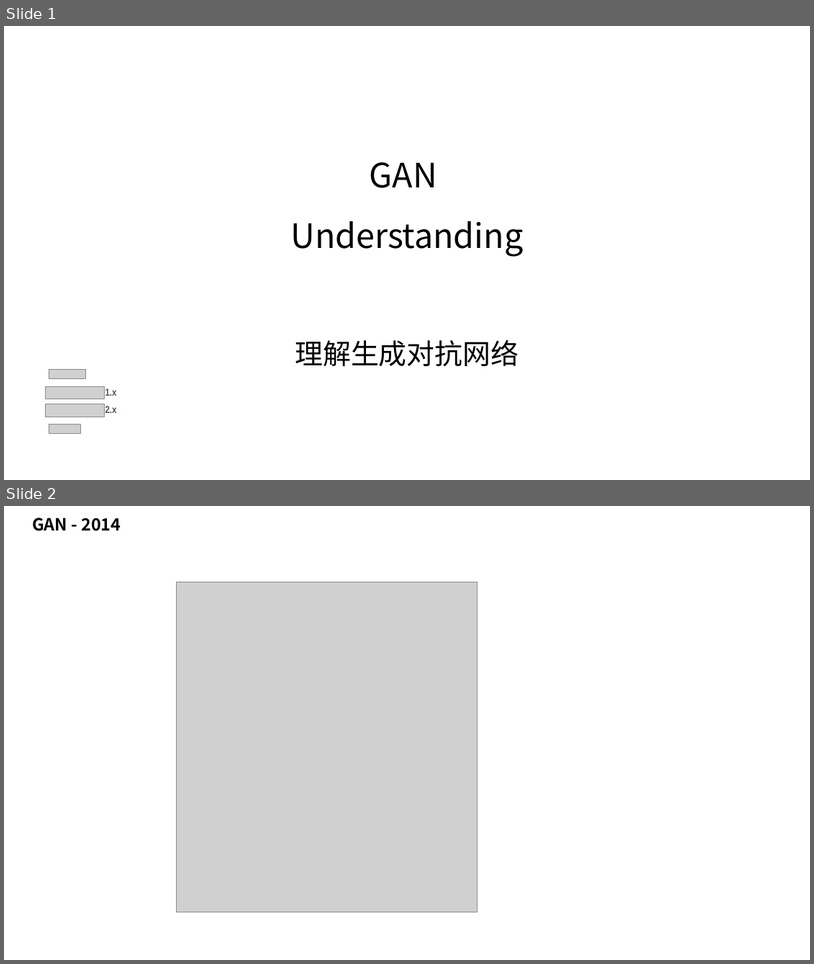
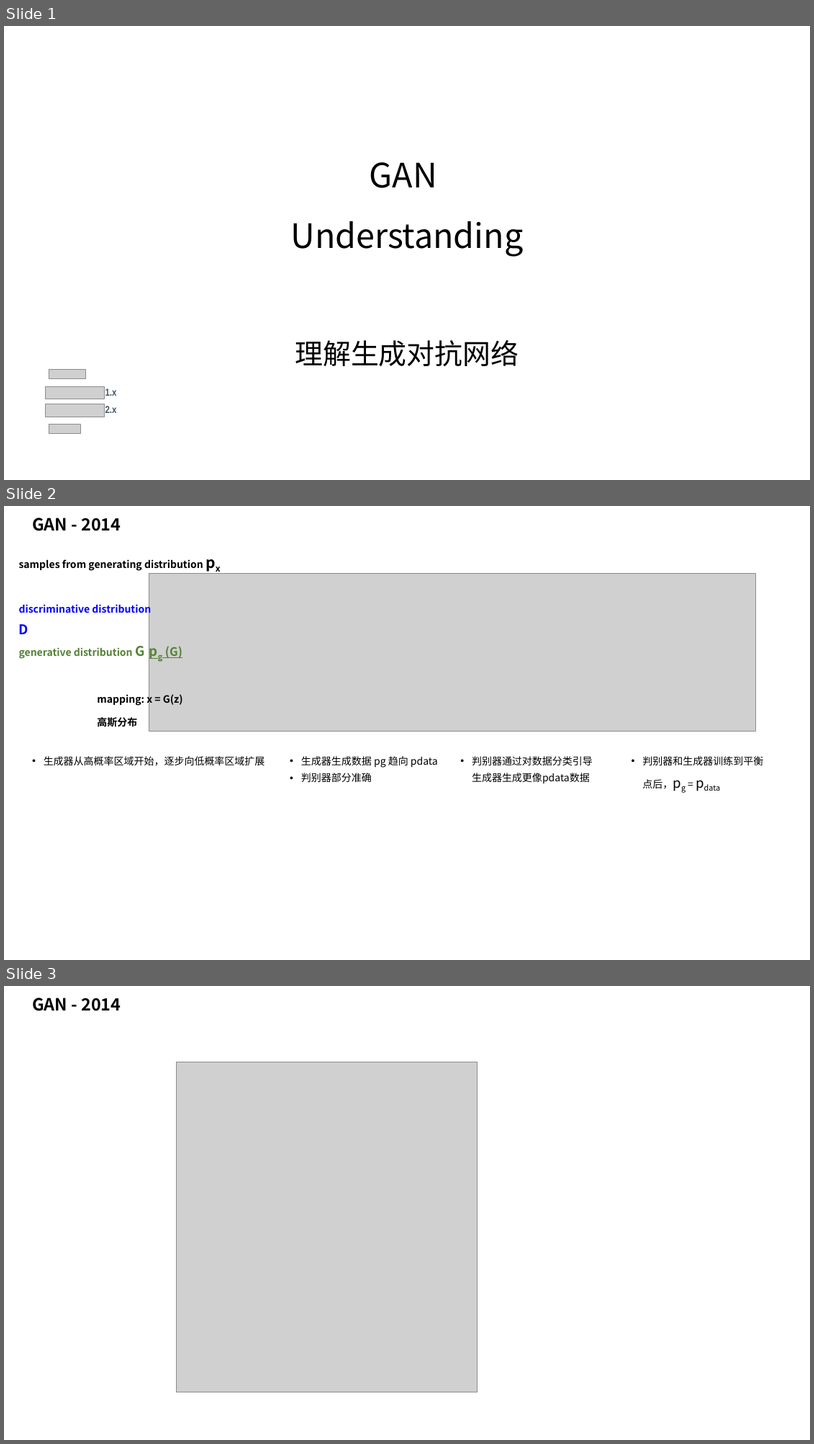
Before and after one commit to taylorguo/GAN_Understanding_Practicing, a slide deck: GAN_Understanding/GANunderstanding.pptx. Shown one above the other, each under a label of ours: slides 1 and 2 before the commit, slides 1, 2 and 3 after it. The pictures are 814x964 and 814x1444 pixels, drawn with LibreOffice and Linux fonts; fonts in the diff are those of the drawing; grey boxes stand for pictures. Boxes give left, top, right and bottom in pixels: in the first picture for what was removed or moved away, otherwise in the second. Text is boxed around its words. In the diff, an @@ line names an element or a change of style, - is before the commit and + after.

```diff
--- a/GAN_Understanding/GANunderstanding.pptx
+++ b/GAN_Understanding/GANunderstanding.pptx
@@ slide 2 added at box(4, 506, 810, 960), background #FFFFFF @@
@@ text added at box(32, 518, 121, 531), 20 pt, text #000000, bold @@
+GAN - 2014
@@ text added at box(19, 559, 203, 571), 12 pt, text #000000, bold @@
+samples from generating distribution px
@@ picture added at box(149, 574, 756, 731) @@
@@ text added at box(19, 602, 151, 634), 12 pt, text #0000FF, bold @@
+discriminative distribution D
@@ text added at box(19, 646, 162, 662), 12 pt, text #548235, bold @@
+generative distribution G pg (G)
@@ text added at box(97, 692, 183, 705), 12 pt, text #000000, bold @@
+mapping: x = G(z)
@@ text added at box(97, 717, 137, 727), 12 pt, text #000000, bold @@
+高斯分布
@@ text added at box(44, 756, 265, 766), 12 pt, text #000000 @@
+• 生成器从高概率区域开始，逐步向低概率区域扩展
@@ text added at box(301, 756, 438, 782), 12 pt, text #000000 @@
+• 生成器生成数据 pg 趋向 pdata
+• 判别器部分准确
@@ text added at box(472, 756, 593, 783), 12 pt, text #000000 @@
+• 判别器通过对数据分类引导生成器生成更像pdata数据
@@ text added at box(643, 756, 764, 789), 12 pt, text #000000 @@
+• 判别器和生成器训练到平衡点后，pg = pdata
@@ what was slide 2 is now slide 3 @@
```
Also in this commit, not shown: 2 other files.
